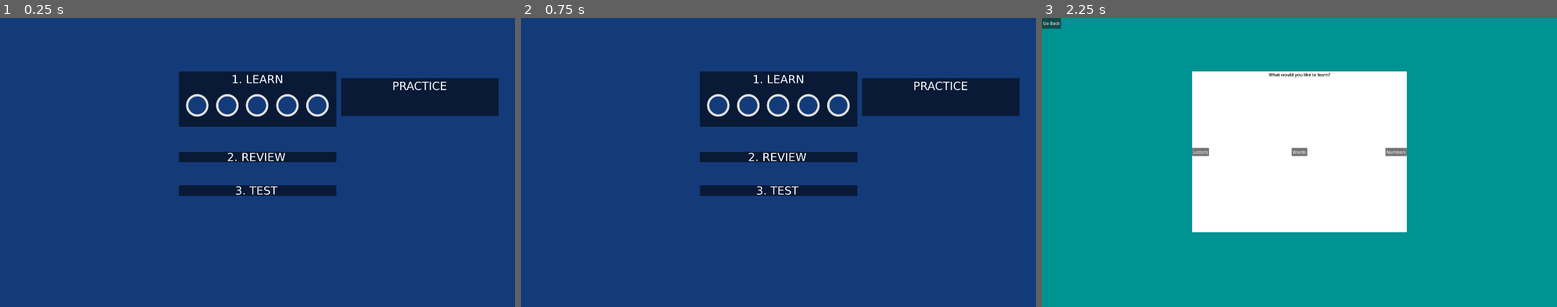
Above: before the commit, frames 1-3 (left to right).
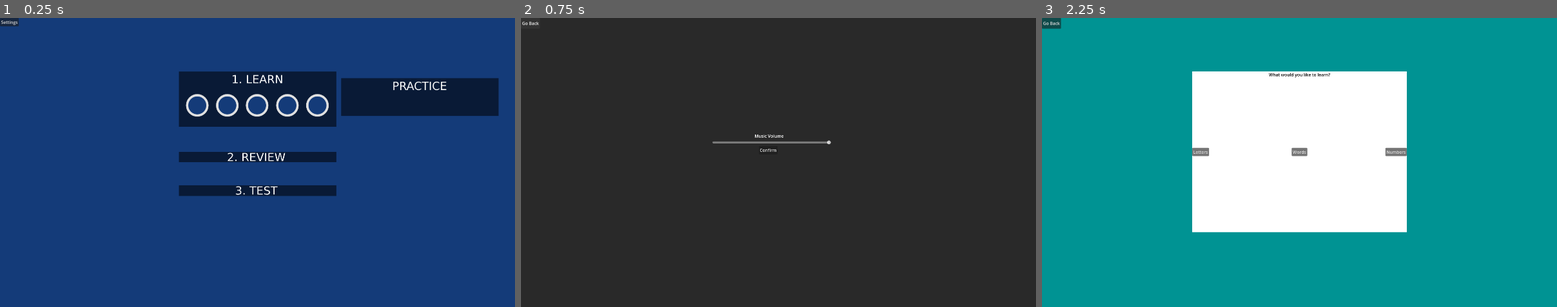
Above: after the commit, the same moments.

Repository: CaptnJayce/LearnArabic
Game: Godot game, scene res://UI/MainMenu.tscn
Two runs of this game, one before a commit and one after it. Both use one fixed random seed, a clock stepped at 60 frames per second and the inputs below.
Inputs (mouse positions are in pixels of both pictures, inside the frame that each line leads up to):
- Up to frame 1 (0.25 s): no input
- Up to frame 2 (0.75 s): click (531, 20) at 0.5 s, where only the run after the commit has a clickable "Settings"
- Up to frame 3 (2.25 s): click (1052, 23) at 1.25 s, where only the run after the commit has a clickable "Go Back"; click (1299, 98) at 2 s

The runs differ from the first frame. In frame 1, 0.1% of the frame differs, in the area x 0-4%, y 0-3%; in frame 2, 100%, in the area x 0-100%, y 0-100%; in frame 3, nothing differs.

Commit message:
music volume control

Diff:
--- /dev/null
+++ b/Globals/Global.gd
@@ -0,0 +1,3 @@
+extends Node
+
+var musicVal
--- a/Sounds/AudioManager.gd
+++ b/Sounds/AudioManager.gd
@@ -11,3 +11,7 @@
 
 func playMusic():
 	musicTest.play()
+	if Global.musicVal == null:
+		musicTest.volume_db = -20
+	else:
+		musicTest.volume_db = Global.musicVal
--- a/UI/MainMenu.gd
+++ b/UI/MainMenu.gd
@@ -17,3 +17,7 @@
 func _on_practice_pressed() -> void:
 	AudioManager.playClick()
 	get_tree().change_scene_to_file("res://UI/PracticeMenu.tscn")
+
+func _on_settings_pressed() -> void:
+	AudioManager.playClick()
+	get_tree().change_scene_to_file("res://UI/Settings.tscn")
--- a/UI/MainMenu.tscn
+++ b/UI/MainMenu.tscn
@@ -118,7 +118,14 @@
 
 [node name="AudioStreamPlayer" parent="." instance=ExtResource("4_goou2")]
 
+[node name="Settings" type="Button" parent="."]
+layout_mode = 0
+offset_right = 8.0
+offset_bottom = 8.0
+text = "Settings"
+
 [connection signal="pressed" from="Learn" to="." method="_on_learn_pressed"]
 [connection signal="pressed" from="Review" to="." method="_on_review_pressed"]
 [connection signal="pressed" from="Test" to="." method="_on_test_pressed"]
 [connection signal="pressed" from="Practice" to="." method="_on_practice_pressed"]
+[connection signal="pressed" from="Settings" to="." method="_on_settings_pressed"]
--- /dev/null
+++ b/UI/Settings.gd
@@ -0,0 +1,14 @@
+extends Node2D
+
+@onready var h_slider: HSlider = $HSlider
+
+func _ready() -> void:
+	if Global.musicVal != null:
+		h_slider.value = Global.musicVal
+
+func _process(_delta) -> void:
+	Global.musicVal = h_slider.value
+	h_slider.value = Global.musicVal
+
+func _on_button_pressed() -> void:
+	AudioManager.playMusic()
--- /dev/null
+++ b/UI/Settings.tscn
@@ -0,0 +1,38 @@
+[gd_scene load_steps=3 format=3 uid="uid://ddwxdjbot5um4"]
+
+[ext_resource type="Script" path="res://UI/Settings.gd" id="1_tjy80"]
+[ext_resource type="PackedScene" uid="uid://brrsdfgy1ci6b" path="res://UI/BackButton.tscn" id="2_y4r8l"]
+
+[node name="Settings" type="Node2D"]
+script = ExtResource("1_tjy80")
+
+[node name="ColorRect" type="ColorRect" parent="."]
+offset_right = 1920.0
+offset_bottom = 1080.0
+color = Color(0.162066, 0.162066, 0.162066, 1)
+
+[node name="HSlider" type="HSlider" parent="."]
+offset_left = 714.0
+offset_top = 457.0
+offset_right = 1156.0
+offset_bottom = 473.0
+min_value = -40.0
+max_value = 0.0
+
+[node name="Label" type="Label" parent="."]
+offset_left = 871.0
+offset_top = 429.0
+offset_right = 980.0
+offset_bottom = 452.0
+text = "Music Volume"
+
+[node name="BackButton" parent="." instance=ExtResource("2_y4r8l")]
+
+[node name="Button" type="Button" parent="."]
+offset_left = 886.0
+offset_top = 478.0
+offset_right = 957.0
+offset_bottom = 509.0
+text = "Confirm"
+
+[connection signal="pressed" from="Button" to="." method="_on_button_pressed"]
--- a/project.godot
+++ b/project.godot
@@ -19,6 +19,7 @@
 
 Signals="*res://Globals/Signals.gd"
 AudioManager="*res://Sounds/AudioManager.tscn"
+Global="*res://Globals/Global.gd"
 
 [display]
 
